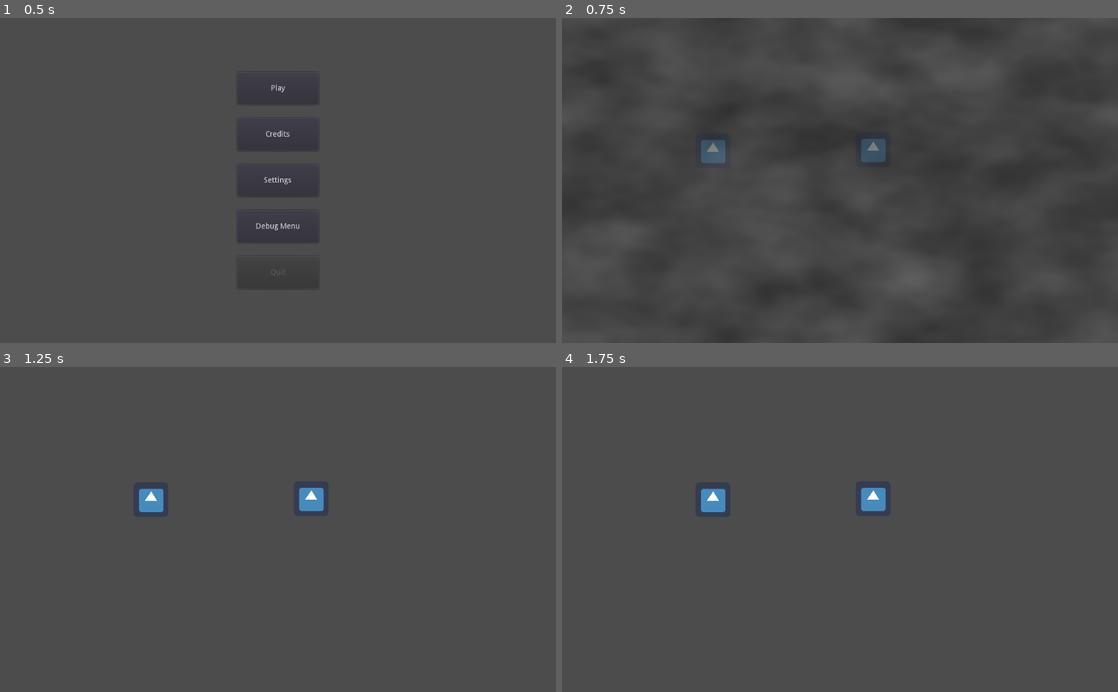
Above: before the commit, frames 1-4 (two rows, left to right).
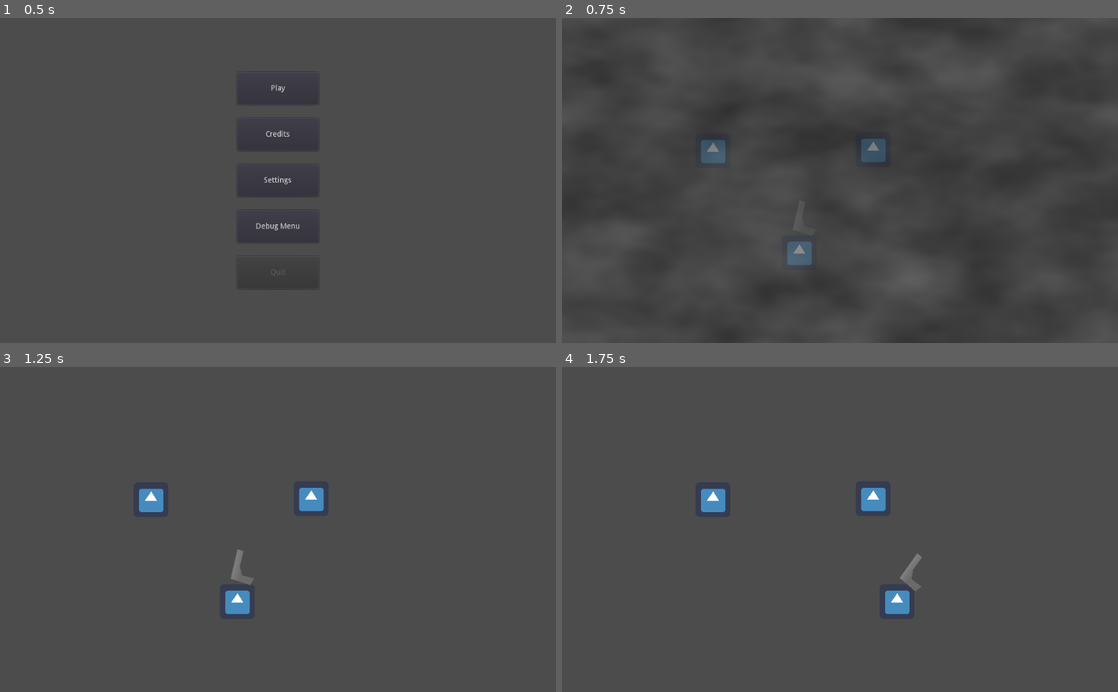
Above: after the commit, the same moments.

Repository: smclaughlan/GWJ52
Game: Godot game, scene res://Main.tscn
Same seed, same stepped clock (60 frames per second), same inputs: the game is played once before the commit and once after it. The engine's default icon, where the game draws it, is replaced by a stand-in: a white triangle on a blue panel in a dark square.
Inputs (mouse positions are in pixels of both pictures, inside the frame that each line leads up to):
- Up to frame 1 (0.5 s): no input
- Up to frame 2 (0.75 s): click "Play" at 0.5 s
- Up to frame 3 (1.25 s): no input
- Up to frame 4 (1.75 s): move the mouse to (962, 513) at 1.27 s; hold Right (ui_right) from 1.28 s (still down)

Frame 1 is identical in both runs. In frame 2, 0.3% of the frame differs, in the area x 40-45%, y 68-77%; in frame 3, 0.5%, in the area x 40-46%, y 56-77%; in frame 4, 0.5%.

Commit message:
early work

Diff:
--- a/GodotProject/Scenes/Battle/Battle.tscn
+++ b/GodotProject/Scenes/Battle/Battle.tscn
@@ -1,6 +1,7 @@
-[gd_scene load_steps=2 format=2]
+[gd_scene load_steps=3 format=2]
 
 [ext_resource path="res://icon.png" type="Texture" id=1]
+[ext_resource path="res://Scenes/Player/PlayerAvatar.tscn" type="PackedScene" id=2]
 
 [node name="Battle" type="Node2D"]
 
@@ -15,3 +16,6 @@
 [node name="Camera2D" type="Camera2D" parent="."]
 anchor_mode = 0
 current = true
+
+[node name="Player" parent="." instance=ExtResource( 2 )]
+position = Vector2( 437, 433 )
--- a/GodotProject/Scenes/Objects/Weapons/Gun.gd
+++ b/GodotProject/Scenes/Objects/Weapons/Gun.gd
@@ -12,5 +12,6 @@
 
 
 # Called every frame. 'delta' is the elapsed time since the previous frame.
-#func _process(delta):
-#	pass
+func _process(delta):
+	# temporary aiming mechanic
+	look_at(get_global_mouse_position())
--- /dev/null
+++ b/GodotProject/Scenes/Player/PlayerAvatar.gd
@@ -0,0 +1,27 @@
+extends KinematicBody2D
+
+var velocity : Vector2 = Vector2.ZERO
+var player_speed : float = 400.0
+
+# Called when the node enters the scene tree for the first time.
+func _ready():
+	pass
+
+
+# Called every frame. 'delta' is the elapsed time since the previous frame.
+func _process(delta):
+	velocity = Vector2.ZERO
+
+	if Input.is_action_pressed("ui_left"):
+		velocity += Vector2.LEFT
+	elif Input.is_action_pressed("ui_right"):
+		velocity += Vector2.RIGHT
+	elif Input.is_action_pressed("ui_up"):
+		velocity += Vector2.UP
+	elif Input.is_action_pressed("ui_down"):
+		velocity += Vector2.DOWN
+
+
+	velocity = velocity.normalized() * player_speed
+
+	velocity = move_and_slide(velocity * Global.game_speed) # delta not required
--- a/GodotProject/Scenes/Player/PlayerAvatar.tscn
+++ b/GodotProject/Scenes/Player/PlayerAvatar.tscn
@@ -1,11 +1,18 @@
-[gd_scene load_steps=3 format=2]
+[gd_scene load_steps=5 format=2]
 
 [ext_resource path="res://Scenes/Objects/Weapons/Gun.tscn" type="PackedScene" id=1]
 [ext_resource path="res://icon.png" type="Texture" id=2]
+[ext_resource path="res://Scenes/Player/PlayerAvatar.gd" type="Script" id=3]
+
+[sub_resource type="RectangleShape2D" id=1]
+extents = Vector2( 31, 31.5 )
 
 [node name="Player" type="KinematicBody2D"]
+script = ExtResource( 3 )
 
 [node name="CollisionShape2D" type="CollisionShape2D" parent="."]
+position = Vector2( 0, -0.5 )
+shape = SubResource( 1 )
 
 [node name="Sprite" type="Node2D" parent="."]
 
--- a/GodotProject/project.godot
+++ b/GodotProject/project.godot
@@ -22,6 +22,48 @@
 
 common/drop_mouse_on_gui_input_disabled=true
 
+[input]
+
+ui_left={
+"deadzone": 0.5,
+"events": [ Object(InputEventKey,"resource_local_to_scene":false,"resource_name":"","device":0,"alt":false,"shift":false,"control":false,"meta":false,"command":false,"pressed":false,"scancode":16777231,"physical_scancode":0,"unicode":0,"echo":false,"script":null)
+, Object(InputEventJoypadButton,"resource_local_to_scene":false,"resource_name":"","device":0,"button_index":14,"pressure":0.0,"pressed":false,"script":null)
+, Object(InputEventKey,"resource_local_to_scene":false,"resource_name":"","device":0,"alt":false,"shift":false,"control":false,"meta":false,"command":false,"pressed":false,"scancode":65,"physical_scancode":0,"unicode":0,"echo":false,"script":null)
+ ]
+}
+ui_right={
+"deadzone": 0.5,
+"events": [ Object(InputEventKey,"resource_local_to_scene":false,"resource_name":"","device":0,"alt":false,"shift":false,"control":false,"meta":false,"command":false,"pressed":false,"scancode":16777233,"physical_scancode":0,"unicode":0,"echo":false,"script":null)
+, Object(InputEventJoypadButton,"resource_local_to_scene":false,"resource_name":"","device":0,"button_index":15,"pressure":0.0,"pressed":false,"script":null)
+, Object(InputEventKey,"resource_local_to_scene":false,"resource_name":"","device":0,"alt":false,"shift":false,"control":false,"meta":false,"command":false,"pressed":false,"scancode":68,"physical_scancode":0,"unicode":0,"echo":false,"script":null)
+ ]
+}
+ui_up={
+"deadzone": 0.5,
+"events": [ Object(InputEventKey,"resource_local_to_scene":false,"resource_name":"","device":0,"alt":false,"shift":false,"control":false,"meta":false,"command":false,"pressed":false,"scancode":16777232,"physical_scancode":0,"unicode":0,"echo":false,"script":null)
+, Object(InputEventJoypadButton,"resource_local_to_scene":false,"resource_name":"","device":0,"button_index":12,"pressure":0.0,"pressed":false,"script":null)
+, Object(InputEventKey,"resource_local_to_scene":false,"resource_name":"","device":0,"alt":false,"shift":false,"control":false,"meta":false,"command":false,"pressed":false,"scancode":87,"physical_scancode":0,"unicode":0,"echo":false,"script":null)
+ ]
+}
+ui_down={
+"deadzone": 0.5,
+"events": [ Object(InputEventKey,"resource_local_to_scene":false,"resource_name":"","device":0,"alt":false,"shift":false,"control":false,"meta":false,"command":false,"pressed":false,"scancode":16777234,"physical_scancode":0,"unicode":0,"echo":false,"script":null)
+, Object(InputEventJoypadButton,"resource_local_to_scene":false,"resource_name":"","device":0,"button_index":13,"pressure":0.0,"pressed":false,"script":null)
+, Object(InputEventKey,"resource_local_to_scene":false,"resource_name":"","device":0,"alt":false,"shift":false,"control":false,"meta":false,"command":false,"pressed":false,"scancode":83,"physical_scancode":0,"unicode":0,"echo":false,"script":null)
+ ]
+}
+shoot={
+"deadzone": 0.5,
+"events": [ Object(InputEventKey,"resource_local_to_scene":false,"resource_name":"","device":0,"alt":false,"shift":false,"control":false,"meta":false,"command":false,"pressed":false,"scancode":32,"physical_scancode":0,"unicode":0,"echo":false,"script":null)
+, Object(InputEventMouseButton,"resource_local_to_scene":false,"resource_name":"","device":0,"alt":false,"shift":false,"control":false,"meta":false,"command":false,"button_mask":0,"position":Vector2( 0, 0 ),"global_position":Vector2( 0, 0 ),"factor":1.0,"button_index":1,"pressed":false,"doubleclick":false,"script":null)
+ ]
+}
+interact={
+"deadzone": 0.5,
+"events": [ Object(InputEventKey,"resource_local_to_scene":false,"resource_name":"","device":0,"alt":false,"shift":false,"control":false,"meta":false,"command":false,"pressed":false,"scancode":70,"physical_scancode":0,"unicode":0,"echo":false,"script":null)
+ ]
+}
+
 [physics]
 
 common/enable_pause_aware_picking=true
